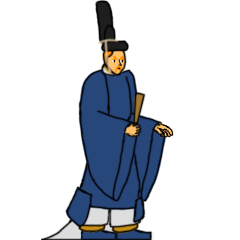
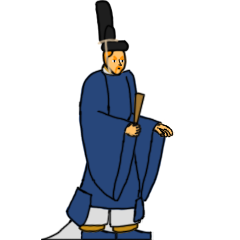
Two versions of the same layered image (240×240). Layer-by-layer changes:
added layer "tete2" above "mains" over left=94, top=0, right=130, bottom=76
